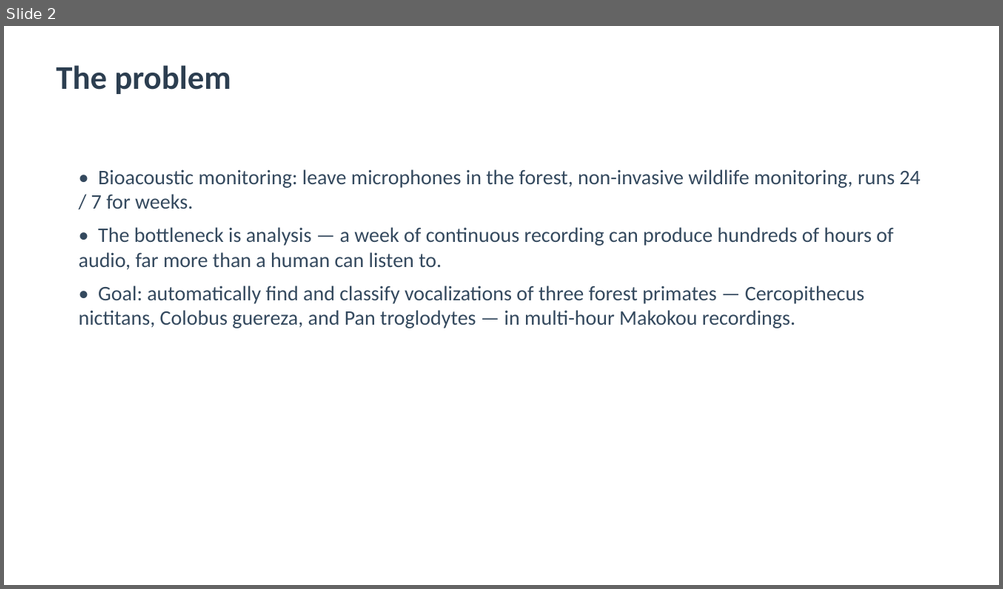
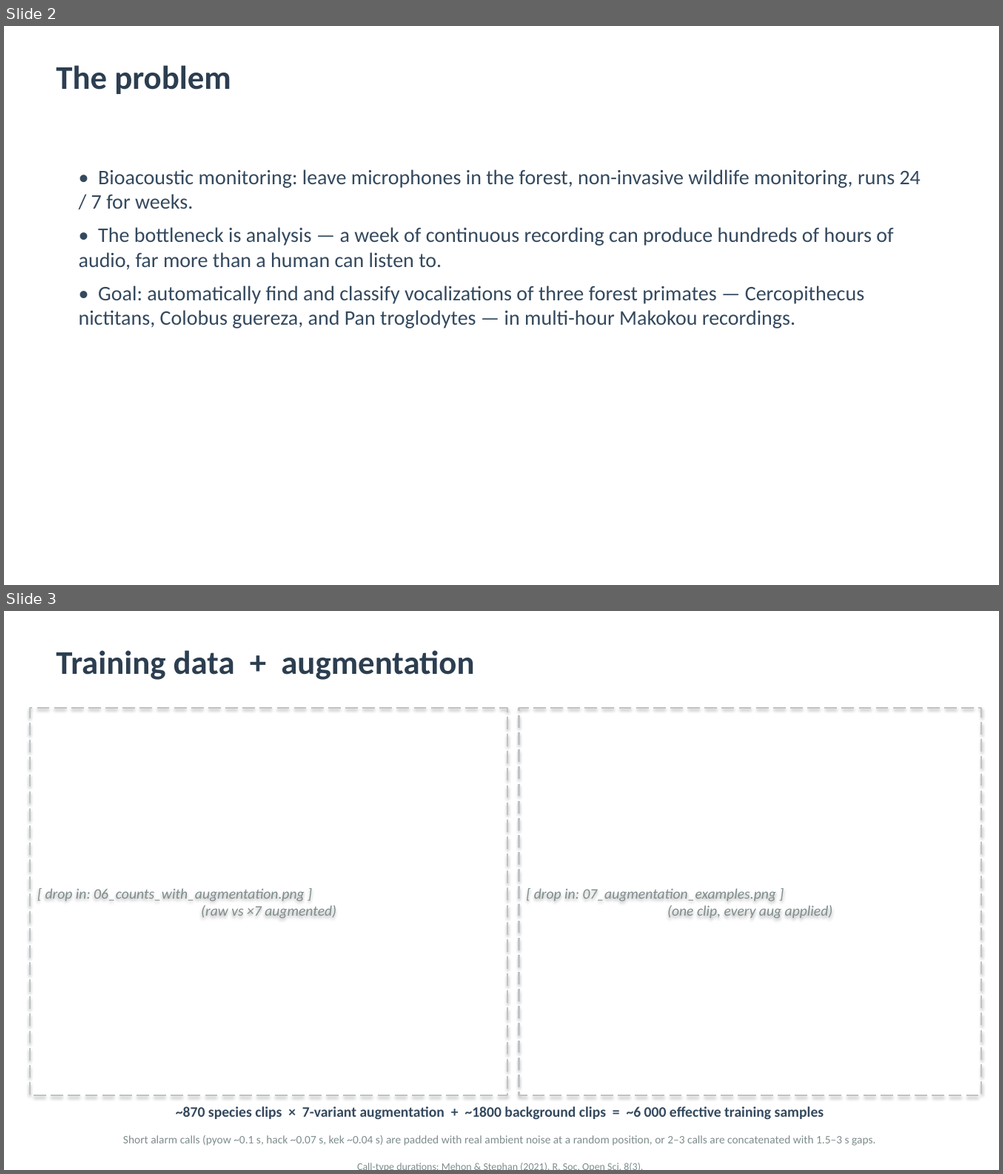
Before and after one commit to Mo119m/primates-sound-detection, a slide deck: presentation_notebooks/primate_detection_presentation.pptx. Shown one above the other, each under a label of ours: slide 2 before the commit, slides 2 and 3 after it. The pictures are 1003x589 and 1003x1174 pixels, drawn with LibreOffice and Linux fonts; fonts in the diff are those of the drawing. Boxes give left, top, right and bottom in pixels: in the first picture for what was removed or moved away, otherwise in the second. Text is boxed around its words. In the diff, an @@ line names an element or a change of style, - is before the commit and + after.

```diff
--- a/presentation_notebooks/primate_detection_presentation.pptx
+++ b/presentation_notebooks/primate_detection_presentation.pptx
@@ slide 3 added at (4, 611, 999, 1170), background #FFFFFF @@
@@ text added at (56, 650, 474, 680), 32 pt, text #2C3E50, bold @@
+Training data + augmentation
@@ rectangle added at (30, 708, 508, 1096), outline #BDC3C7 1.5 pt dashed, 14 pt, text #7F8C8D, italic @@
+[ drop in: 06_counts_with_augmentation.png ]
+(raw vs ×7 augmented)
@@ rectangle added at (519, 708, 982, 1096), outline #BDC3C7 1.5 pt dashed, 14 pt, text #7F8C8D, italic @@
+[ drop in: 07_augmentation_examples.png ]
+(one clip, every aug applied)
@@ text added at (176, 1107, 824, 1120), 14 pt, text #34495E, bold @@
+~870 species clips × 7-variant augmentation + ~1800 background clips = ~6 000 effective training samples
@@ text added at (123, 1136, 875, 1146), 11 pt, text #7F8C8D @@
+Short alarm calls (pyow ~0.1 s, hack ~0.07 s, kek ~0.04 s) are padded with real ambient noise at a random position, or 2–3 calls are concatenated with 1.5–3 s gaps.
@@ text added at (34, 1157, 967, 1170), 10 pt, text #7F8C8D @@
+Call-type durations: Mehon & Stephan (2021), R. Soc. Open Sci. 8(3).
```
Also in this commit, not shown: 2 slides removed, 3 other files.
